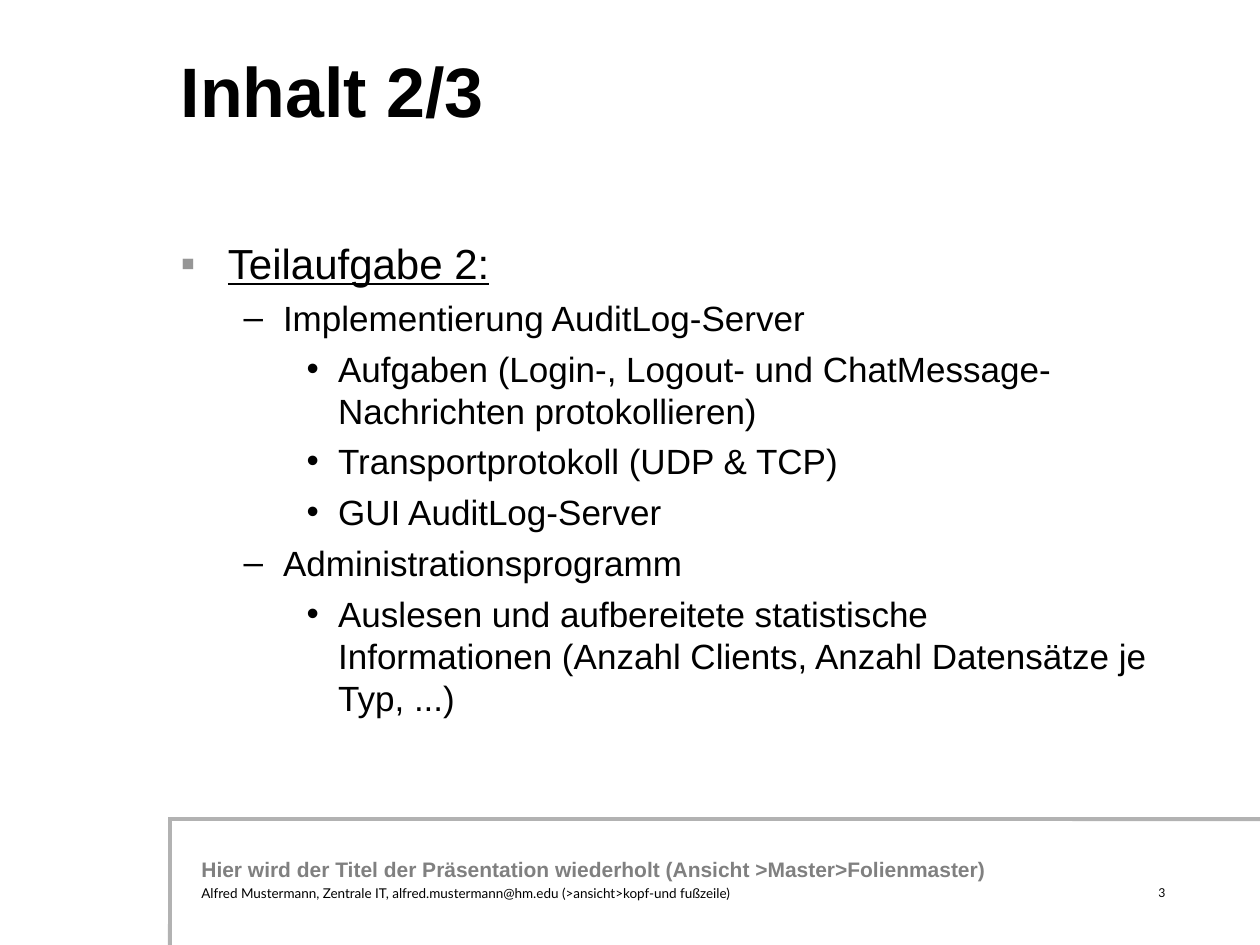
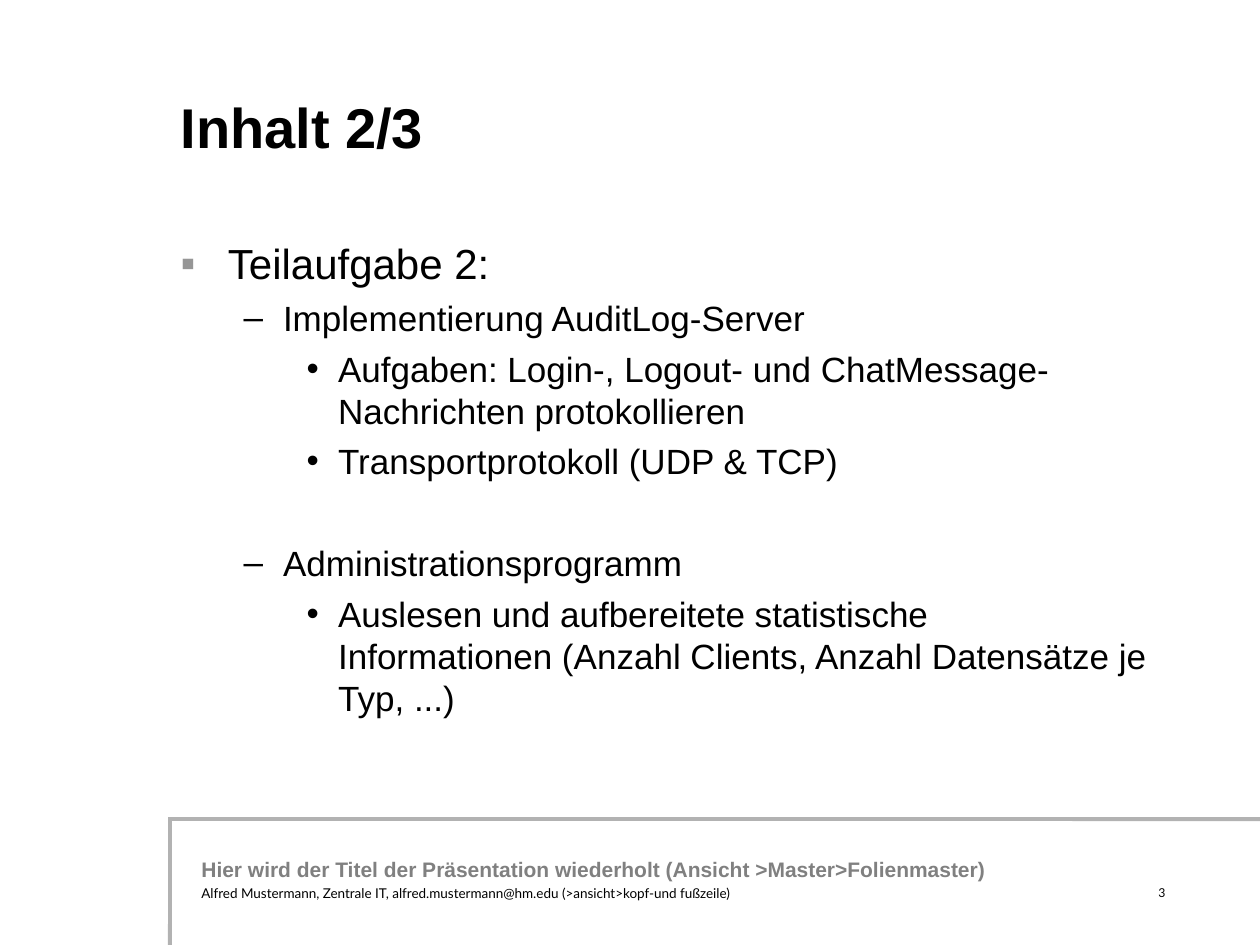
Before and after one commit to simonsymhoven/Datenkommunikation, a slide deck: slide 3 of Aufgabe 1/powerpointpraesentation.ppt. Drawn at 1260x945 pixels with LibreOffice and Linux fonts; fonts in the diff are those of the drawing; background and template pictures are left out. Boxes give left, top, right and bottom in pixels: in the first picture for what was removed or moved away, otherwise in the second. Text is boxed around its words. In the diff, an @@ line names an element or a change of style, - is before the commit and + after.

```diff
--- a/Aufgabe 1/powerpointpraesentation.ppt
+++ b/Aufgabe 1/powerpointpraesentation.ppt
@@ title "Inhalt 2/3": place and size @@
-title "Inhalt 2/3" at (181, 66, 483, 119)
+title "Inhalt 2/3" at (181, 107, 423, 149)
@@ title "Inhalt 2/3" at (181, 107, 423, 149): size 40 to 32 pt @@
@@ text at (228, 248, 489, 287): underline off in "Teilaufgabe 2:" @@
@@ text at (338, 356, 1049, 431): text changed @@
-    • Aufgaben (Login-, Logout- und ChatMessage-Nachrichten protokollieren)
+    • Aufgaben: Login-, Logout- und ChatMessage-Nachrichten protokollieren
@@ text at (338, 499, 661, 532): paragraph removed @@
-    • GUI AuditLog-Server
```
Also in this commit, not shown: 20 other slides changed, 4 slides added, 1 slide removed, 3 other files.
